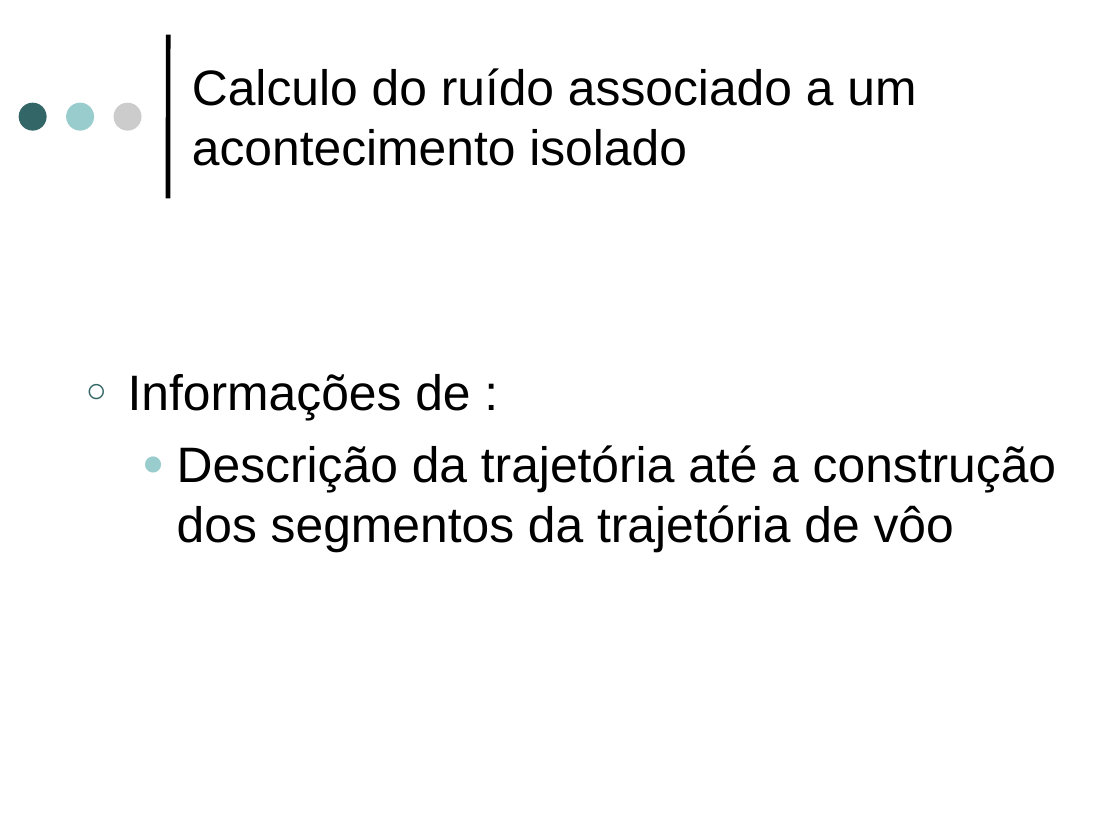
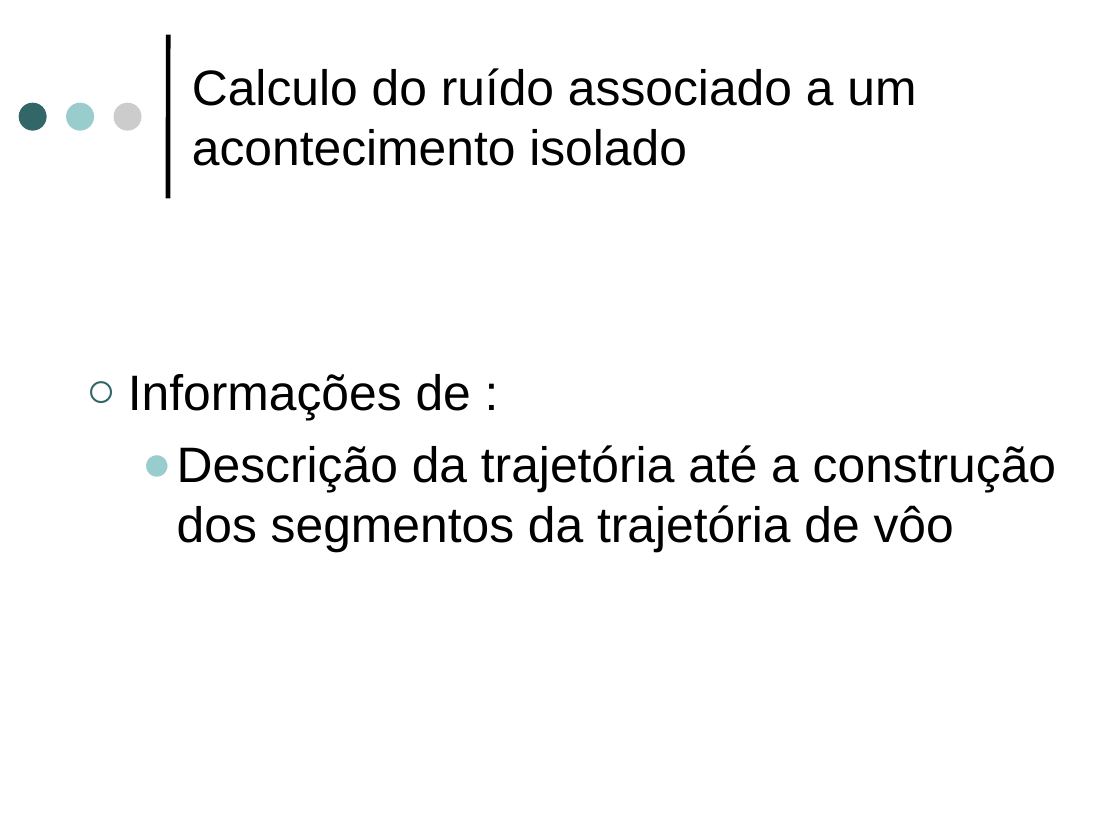
Before and after one commit to josepedro/Aircraft_Noise_Study, a slide deck: slide 20 of aircraft_noise_slides.ppt. Drawn at 1120x840 pixels with LibreOffice and Linux fonts; fonts in the diff are those of the drawing. Boxes give left, top, right and bottom in pixels: in the first picture for what was removed or moved away, otherwise in the second. Text is boxed around its words. In the diff, an @@ line names an element or a change of style, - is before the commit and + after.

```diff
--- a/aircraft_noise_slides.ppt
+++ b/aircraft_noise_slides.ppt
@@ text "Informações de :" at [128, 374, 1056, 552]: indent changed @@
```
Also in this commit, not shown: 15 other slides changed, 2 slides added, 2 slides removed.
